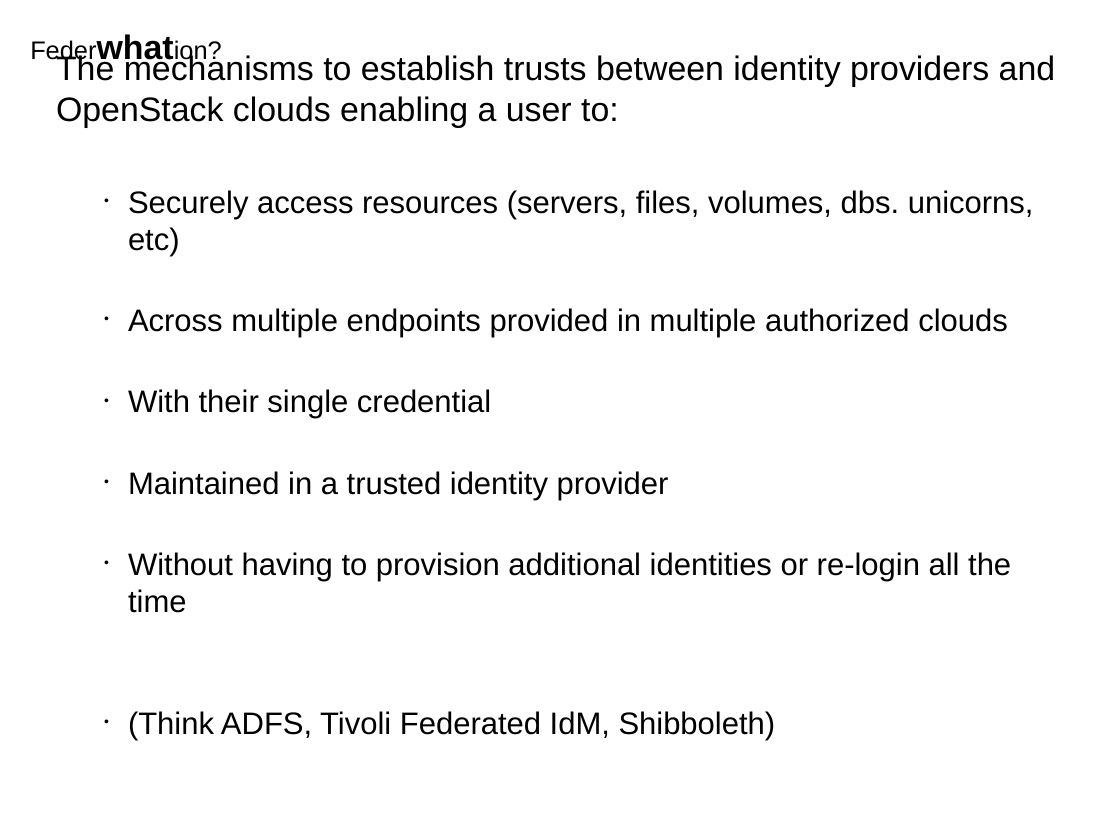
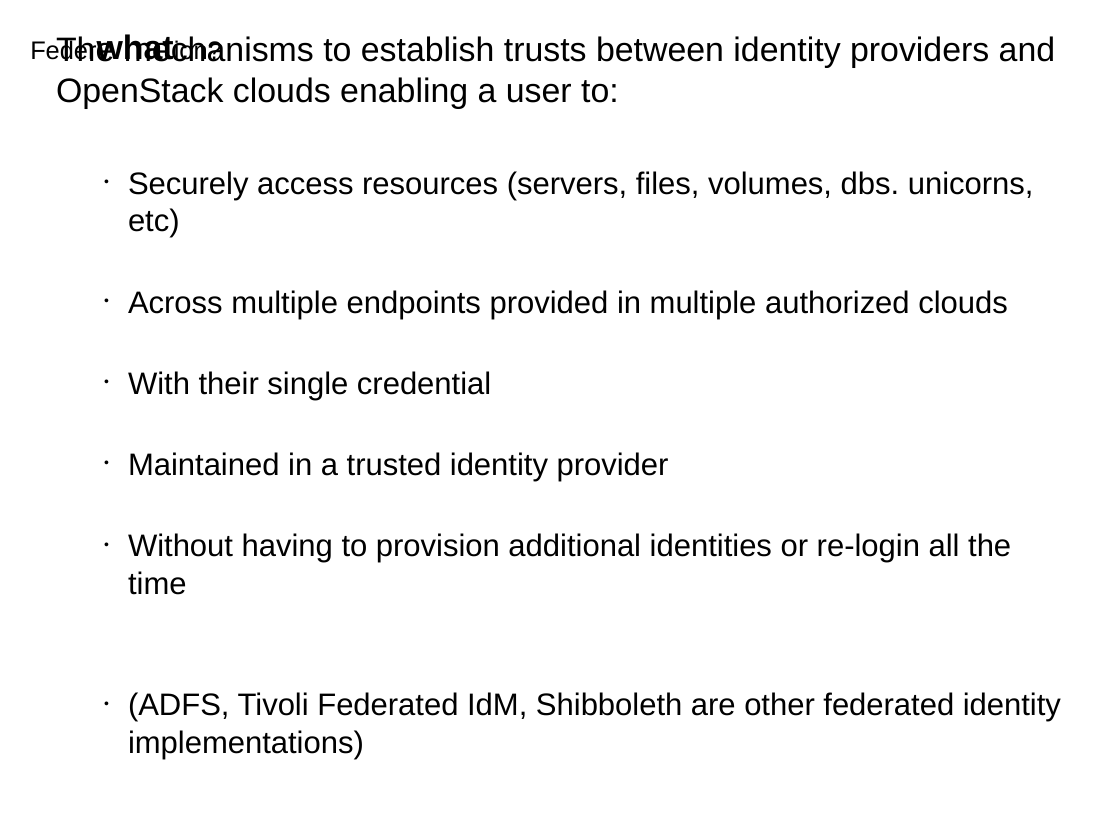
Before and after one commit to joesavak/OpenStackFederation, a slide deck: slide 4 of os-federation.odp. Drawn at 1120x840 pixels with LibreOffice and Linux fonts; fonts in the diff are those of the drawing. Boxes give left, top, right and bottom in pixels: in the first picture for what was removed or moved away, otherwise in the second. Text is boxed around its words. In the diff, an @@ line names an element or a change of style, - is before the commit and + after.

```diff
--- a/os-federation.odp
+++ b/os-federation.odp
@@ text "The mechanisms to establish trusts ...": place and size @@
-text "The mechanisms to establish trusts ..." at box(56, 55, 1034, 741)
+text "The mechanisms to establish trusts ..." at box(56, 34, 1061, 759)
@@ text at box(128, 692, 1061, 759): text changed @@
-    • (Think ADFS, Tivoli Federated IdM, Shibboleth)
+    • (ADFS, Tivoli Federated IdM, Shibboleth are other federated identity implementations)
```
Also in this commit, not shown: 3 other slides changed.
